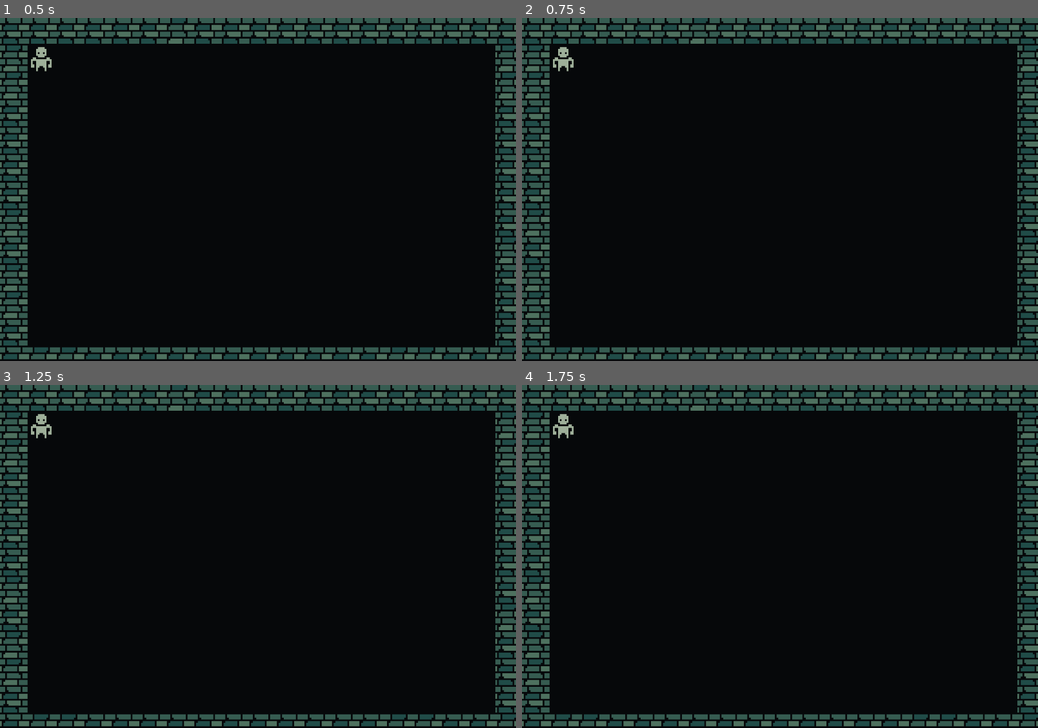
Above: before the commit, frames 1-4 (two rows, left to right).
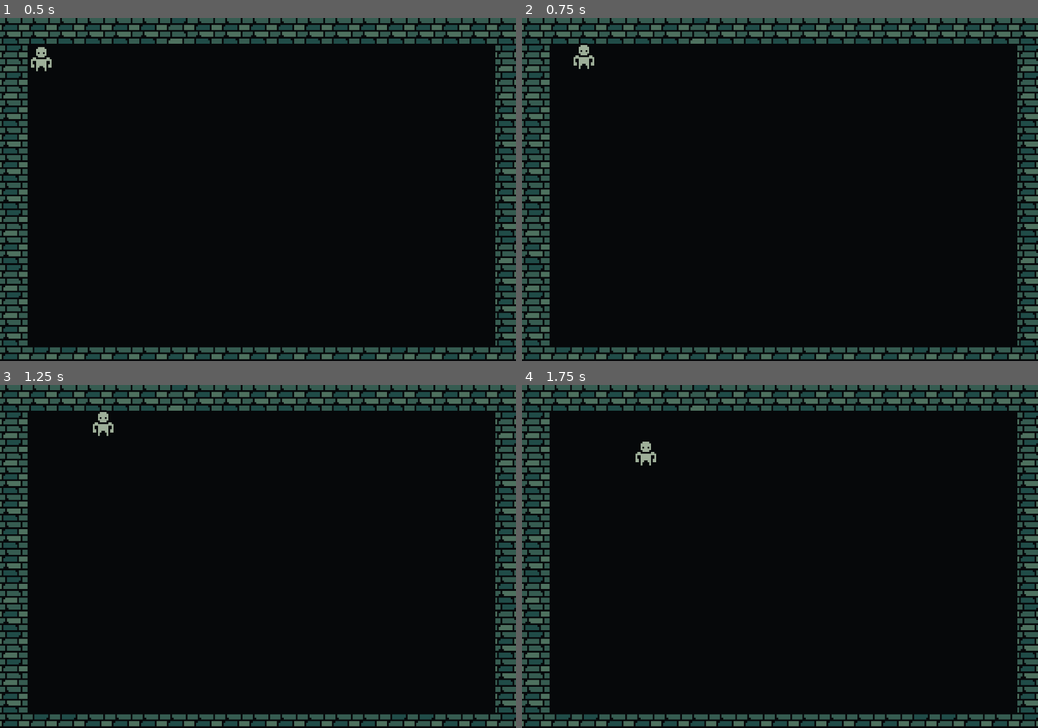
Above: after the commit, the same moments.

Repository: Paraldos/vampire-game
Game: Godot game, scene res://world.tscn
Same seed, same stepped clock (60 frames per second), same inputs: the game is played once before the commit and once after it.
Inputs:
- Up to frame 1 (0.5 s): no input
- Up to frame 2 (0.75 s): tap Enter at 0.5 s; hold D (right) from 0.53 s (still down)
- Up to frame 3 (1.25 s): keep holding D (right)
- Up to frame 4 (1.75 s): release D (right) at 1.28 s; hold S (down) from 1.28 s (still down)

Frame 1 is identical in both runs. In frame 2, 0.3% of the frame differs, in the area x 6-14%, y 7-16%; in frame 3, 0.3%; in frame 4, 0.3%.
Error before the commit: Parse Error: Function "_start_bump()" not found in base self. (res://characters/player.gd:40)

Commit message:
setup state machine for player

Diff:
--- /dev/null
+++ b/characters/bump.gd
@@ -0,0 +1,25 @@
+extends State
+
+const BUMP_DURATION := 0.3
+const BUMP_REACH := 3.0
+
+func start() -> void:
+	await _animation_bump()
+	transition_to(&"Idle")
+
+func _animation_bump() -> void:
+	var tween := create_tween()
+	tween.set_process_mode(Tween.TWEEN_PROCESS_PHYSICS)
+	tween.tween_property(
+		actor.sprite_parent,
+		"position",
+		actor.move_direction * BUMP_REACH,
+		BUMP_DURATION / 2.0
+	).set_trans(Tween.TRANS_SINE).set_ease(Tween.EASE_OUT)
+	tween.tween_property(
+		actor.sprite_parent,
+		"position",
+		Vector2.ZERO,
+		BUMP_DURATION / 2.0
+	).set_trans(Tween.TRANS_SINE).set_ease(Tween.EASE_IN)
+	await tween.finished
--- /dev/null
+++ b/characters/idle.gd
@@ -0,0 +1,33 @@
+extends State
+
+func physics_process(_delta: float) -> void:
+	var direction := _get_input_direction()
+	if direction == Vector2.ZERO: return
+	actor.move_direction = direction
+	if _is_blocked(direction):
+		transition_to(&"Bump")
+	else:
+		transition_to(&"Move")
+
+func _get_input_direction() -> Vector2:
+	if Input.is_action_pressed("left"):
+		return Vector2.LEFT
+	if Input.is_action_pressed("right"):
+		return Vector2.RIGHT
+	if Input.is_action_pressed("up"):
+		return Vector2.UP
+	if Input.is_action_pressed("down"):
+		return Vector2.DOWN
+	return Vector2.ZERO
+
+func _is_blocked(direction: Vector2) -> bool:
+	match direction:
+		Vector2.LEFT:
+			return actor.left.is_colliding()
+		Vector2.RIGHT:
+			return actor.right.is_colliding()
+		Vector2.UP:
+			return actor.up.is_colliding()
+		Vector2.DOWN:
+			return actor.down.is_colliding()
+	return false
--- /dev/null
+++ b/characters/move.gd
@@ -0,0 +1,44 @@
+extends State
+
+const TILE_SIZE := Vector2(16, 16)
+const MOVEMENT_DURATION := 0.3
+const JUMP_HEIGHT := 1.5
+
+func start() -> void:
+	var direction: Vector2 = actor.move_direction
+
+	actor.global_position += direction * TILE_SIZE
+	actor.sprite_parent.position -= direction * TILE_SIZE
+
+	_animation_hop()
+	await _animation_move()
+
+	transition_to(&"Idle")
+
+func _animation_move() -> void:
+	var tween := create_tween()
+	tween.set_process_mode(Tween.TWEEN_PROCESS_PHYSICS)
+	tween.tween_property(
+		actor.sprite_parent,
+		"position",
+		Vector2.ZERO,
+		MOVEMENT_DURATION
+	).set_trans(Tween.TRANS_SINE)
+	await tween.finished
+	return
+
+func _animation_hop() -> void:
+	var tween := create_tween()
+	tween.set_process_mode(Tween.TWEEN_PROCESS_PHYSICS)
+	tween.tween_property(
+		actor.sprite,
+		"position:y",
+		-JUMP_HEIGHT,
+		MOVEMENT_DURATION / 2.0
+	).set_trans(Tween.TRANS_SINE).set_ease(Tween.EASE_OUT)
+	tween.tween_property(
+		actor.sprite,
+		"position:y",
+		0.0,
+		MOVEMENT_DURATION / 2.0
+	).set_trans(Tween.TRANS_SINE).set_ease(Tween.EASE_IN)
--- a/characters/player.gd
+++ b/characters/player.gd
@@ -1,10 +1,4 @@
 extends CharacterBody2D
-
-enum State {
-	IDLE,
-	MOVE,
-	BUMP,
-}
 
 @onready var sprite_parent: Node2D = %SpriteParent
 @onready var sprite: Sprite2D = %Sprite
@@ -13,120 +7,7 @@
 @onready var right: RayCast2D = %Right
 @onready var left: RayCast2D = %Left
 
-const TILE_SIZE := Vector2(16, 16)
-const MOVEMENT_DURATION := 0.3
-const JUMP_HEIGHT := 1.5
-const BUMP_DURATION := 0.3
-const BUMP_REACH := 3.0
-
-var busy = false
-var state := State.IDLE
+var move_direction := Vector2.ZERO
 
 func _physics_process(_delta: float) -> void:
-	match state:
-		State.IDLE:
-			_process_idle()
-		State.MOVE:
-			pass
-		State.BUMP:
-			pass
-func _process_idle() -> void:
-	var direction := _get_input_direction()
-
-	if direction == Vector2.ZERO:
-		return
-
-	if _is_blocked(direction):
-		_start_bump(direction)
-	else:
-		_start_move(direction)
-
-func _get_input_direction() -> Vector2:
-	if Input.is_action_pressed("left"):
-		return Vector2.LEFT
-	if Input.is_action_pressed("right"):
-		return Vector2.RIGHT
-	if Input.is_action_pressed("up"):
-		return Vector2.UP
-	if Input.is_action_pressed("down"):
-		return Vector2.DOWN
-
-	return Vector2.ZERO
-
-
-func _is_blocked(direction: Vector2) -> bool:
-	match direction:
-		Vector2.LEFT:
-			return left.is_colliding()
-		Vector2.RIGHT:
-			return right.is_colliding()
-		Vector2.UP:
-			return up.is_colliding()
-		Vector2.DOWN:
-			return down.is_colliding()
-
-	return false
-
-func _try_move(direction: Vector2, raycast: RayCast2D) -> void:
-	if raycast.is_colliding():
-		_bump(direction)
-	else:
-		_move(direction)
-
-func _bump(direction: Vector2) -> void:
-	busy = true
-	await _animation_bump(direction)
-	busy = false
-
-func _animation_bump(direction: Vector2) -> void:
-	var tween := create_tween()
-	tween.set_process_mode(Tween.TWEEN_PROCESS_PHYSICS)
-	tween.tween_property(
-		sprite_parent,
-		"position",
-		direction * BUMP_REACH,
-		BUMP_DURATION / 2.0
-	).set_trans(Tween.TRANS_SINE).set_ease(Tween.EASE_OUT)
-	tween.tween_property(
-		sprite_parent,
-		"position",
-		Vector2.ZERO,
-		BUMP_DURATION / 2.0
-	).set_trans(Tween.TRANS_SINE).set_ease(Tween.EASE_IN)
-	await tween.finished
-
-func _move(direction: Vector2) -> void:
-	busy = true
-	global_position += direction * TILE_SIZE
-	sprite_parent.position -= direction * TILE_SIZE
-	_animation_hop()
-	await _animation_move()
-	busy = false
-
-func _animation_move() -> void:
-	var tween := create_tween()
-	tween.set_process_mode(Tween.TWEEN_PROCESS_PHYSICS)
-	tween.tween_property(
-		sprite_parent,
-		"position",
-		Vector2.ZERO,
-		MOVEMENT_DURATION
-	).set_trans(Tween.TRANS_SINE)
-	await tween.finished
-	return
-
-func _animation_hop() -> void:
-	var tween := create_tween()
-	tween.set_process_mode(Tween.TWEEN_PROCESS_PHYSICS)
-	tween.tween_property(
-		sprite,
-		"position:y",
-		-JUMP_HEIGHT,
-		MOVEMENT_DURATION / 2.0
-	).set_trans(Tween.TRANS_SINE).set_ease(Tween.EASE_OUT)
-	tween.tween_property(
-		sprite,
-		"position:y",
-		0.0,
-		MOVEMENT_DURATION / 2.0
-	).set_trans(Tween.TRANS_SINE).set_ease(Tween.EASE_IN)
+	pass
--- a/characters/player.tscn
+++ b/characters/player.tscn
@@ -2,6 +2,10 @@
 
 [ext_resource type="Texture2D" uid="uid://d2je51grv7w62" path="res://assets/images/characters-Sheet.png" id="1_4flbx"]
 [ext_resource type="Script" uid="uid://dph1s3sbovvxt" path="res://characters/player.gd" id="1_onrkg"]
+[ext_resource type="Script" uid="uid://dubx0s3uf7qgt" path="res://state_machine/state_machine.gd" id="3_x0jl3"]
+[ext_resource type="Script" uid="uid://bdb12rgmtx0us" path="res://characters/idle.gd" id="4_h1q25"]
+[ext_resource type="Script" uid="uid://dsjtwreh5q4cd" path="res://characters/move.gd" id="5_h1q25"]
+[ext_resource type="Script" uid="uid://bnnwwt7oof2q6" path="res://characters/bump.gd" id="6_j31ep"]
 
 [sub_resource type="AtlasTexture" id="AtlasTexture_0kc5u"]
 atlas = ExtResource("1_4flbx")
@@ -54,3 +58,21 @@
 target_position = Vector2(-8, 0)
 collision_mask = 3
 hit_from_inside = true
+
+[node name="StateMachine" type="Node" parent="." unique_id=1749875605 node_paths=PackedStringArray("actor", "initial_state")]
+script = ExtResource("3_x0jl3")
+actor = NodePath("..")
+initial_state = NodePath("Idle")
+metadata/_custom_type_script = "uid://dubx0s3uf7qgt"
+
+[node name="Idle" type="Node" parent="StateMachine" unique_id=1350232116]
+script = ExtResource("4_h1q25")
+metadata/_custom_type_script = "uid://roxyw35tcv4j"
+
+[node name="Move" type="Node" parent="StateMachine" unique_id=889877354]
+script = ExtResource("5_h1q25")
+metadata/_custom_type_script = "uid://roxyw35tcv4j"
+
+[node name="Bump" type="Node" parent="StateMachine" unique_id=332241448]
+script = ExtResource("6_j31ep")
+metadata/_custom_type_script = "uid://roxyw35tcv4j"
--- a/state_machine/state.gd
+++ b/state_machine/state.gd
@@ -3,6 +3,8 @@
 
 var actor: Node
 var state_machine: StateMachine
+
+signal transition_requested(state_name: StringName)
 
 func start():
 	pass
@@ -10,5 +12,8 @@
 func stop():
 	pass
 
-func run(_delta: float) -> void:
+func physics_process(_delta: float) -> void:
 	pass
+
+func transition_to(state_name: StringName) -> void:
+	transition_requested.emit(state_name)
--- a/state_machine/state_machine.gd
+++ b/state_machine/state_machine.gd
@@ -16,7 +16,7 @@
 
 func _physics_process(delta: float) -> void:
 	if current_state:
-		current_state.run(delta)
+		current_state.physics_process(delta)
 
 func _find_states() -> void:
 	for child in get_children():
@@ -25,6 +25,7 @@
 		states[state.name] = state
 		state.actor = actor
 		state.state_machine = self
+		state.transition_requested.connect(_change_state)
 
 func _change_state(state_name: StringName) -> void:
 	if not states.has(state_name):
--- /dev/null
+++ b/state_machine/state_machine.tscn
@@ -0,0 +1,6 @@
+[gd_scene format=3 uid="uid://c3tmgifh3rvmm"]
+
+[ext_resource type="Script" uid="uid://dubx0s3uf7qgt" path="res://state_machine/state_machine.gd" id="1_pqj8b"]
+
+[node name="StateMachine" type="Node" unique_id=1056835333]
+script = ExtResource("1_pqj8b")
Not shown, added: characters/bump.gd.uid
Not shown, added: characters/idle.gd.uid
Not shown, added: characters/move.gd.uid
